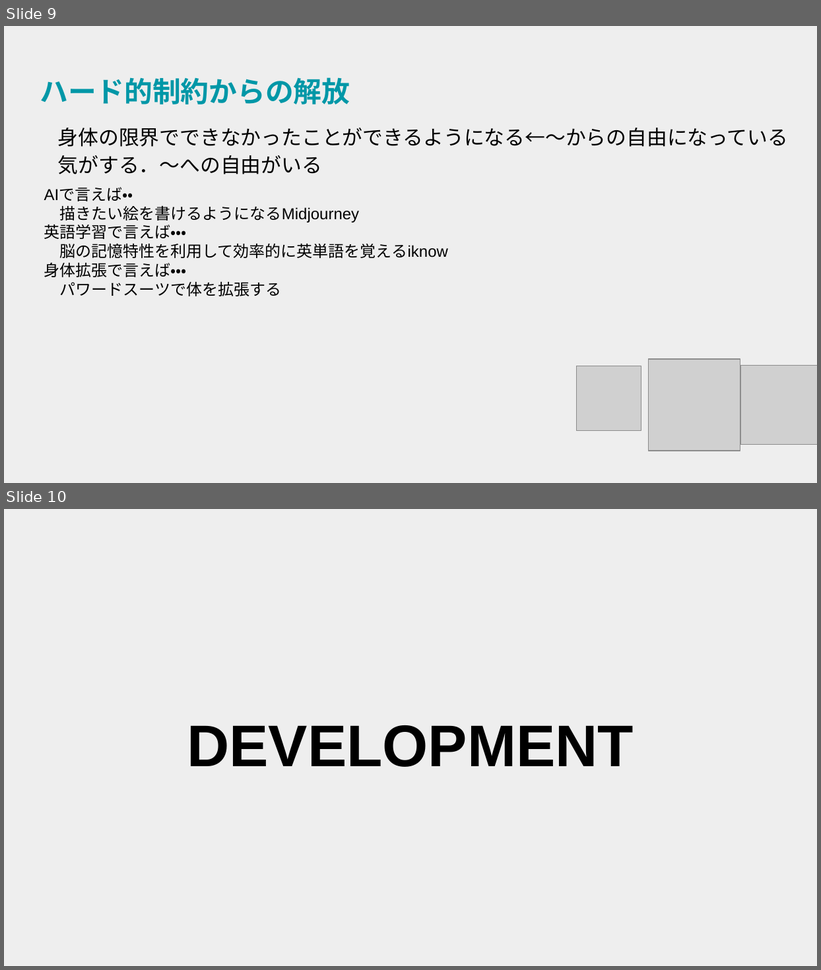
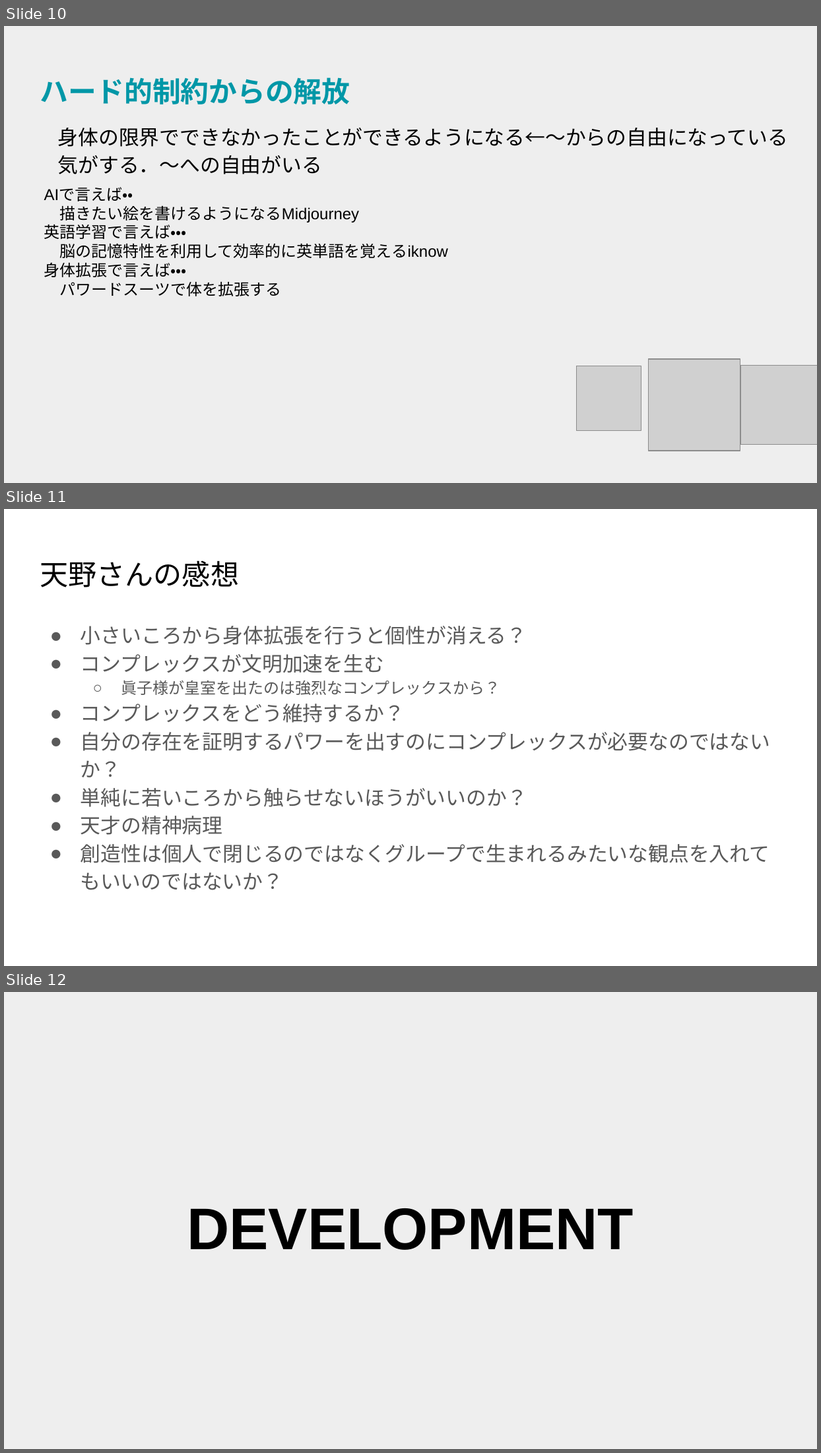
Before and after one commit to gakutosasabe/Reserch, a slide deck: BodyExpendReserch/世界観構築/身体拡張ビジョン.pptx. Shown one above the other, each under a label of ours: slides 9 and 10 before the commit, slides 10, 11 and 12 after it. The pictures are 821x970 and 821x1453 pixels, drawn with LibreOffice and Linux fonts; fonts in the diff are those of the drawing; grey boxes stand for pictures. Boxes give left, top, right and bottom in pixels: in the first picture for what was removed or moved away, otherwise in the second. Text is boxed around its words. In the diff, an @@ line names an element or a change of style, - is before the commit and + after.

Commit message:
天野さんミーティング

```diff
--- a/BodyExpendReserch/世界観構築/身体拡張ビジョン.pptx
+++ b/BodyExpendReserch/世界観構築/身体拡張ビジョン.pptx
@@ slide 11 added at box(4, 509, 817, 966), background #FFFFFF @@
@@ title added at box(40, 560, 239, 588), 25.2 pt, text #000000 @@
+天野さんの感想
@@ text added at box(81, 626, 770, 890), 18 pt, text #595959 @@
+● 小さいころから身体拡張を行うと個性が消える？
+● コンプレックスが文明加速を生む
+  ○ 眞子様が皇室を出たのは強烈なコンプレックスから？
+● コンプレックスをどう維持するか？
+● 自分の存在を証明するパワーを出すのにコンプレックスが必要なのではないか？
+● 単純に若いころから触らせないほうがいいのか？
+● 天才の精神病理
+● 創造性は個人で閉じるのではなくグループで生まれるみたいな観点を入れてもいいのではないか？
@@ what was slide 9 is now slide 10 @@
@@ what was slide 10 is now slide 12 @@
```
Also in this commit, not shown: 2 slides changed, 1 other slide added.
